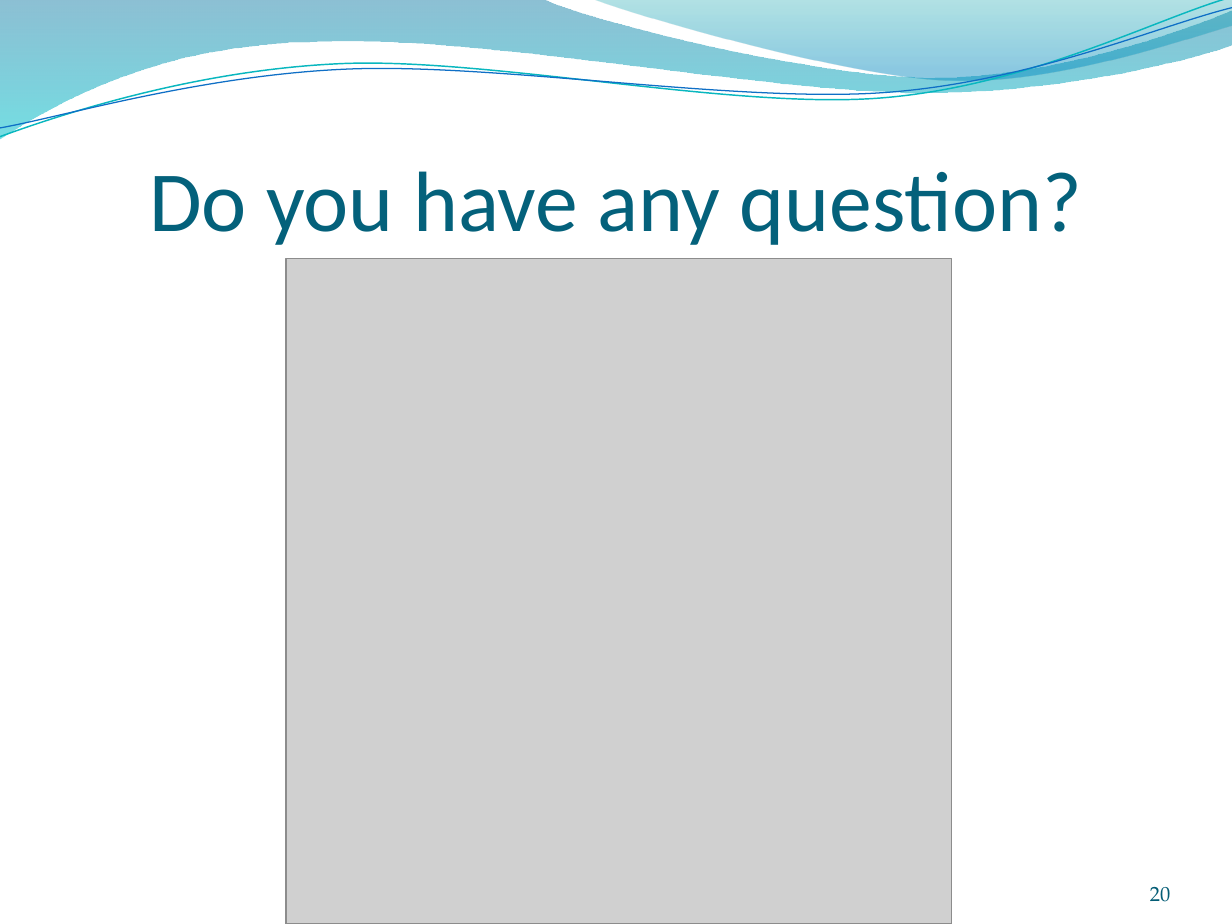
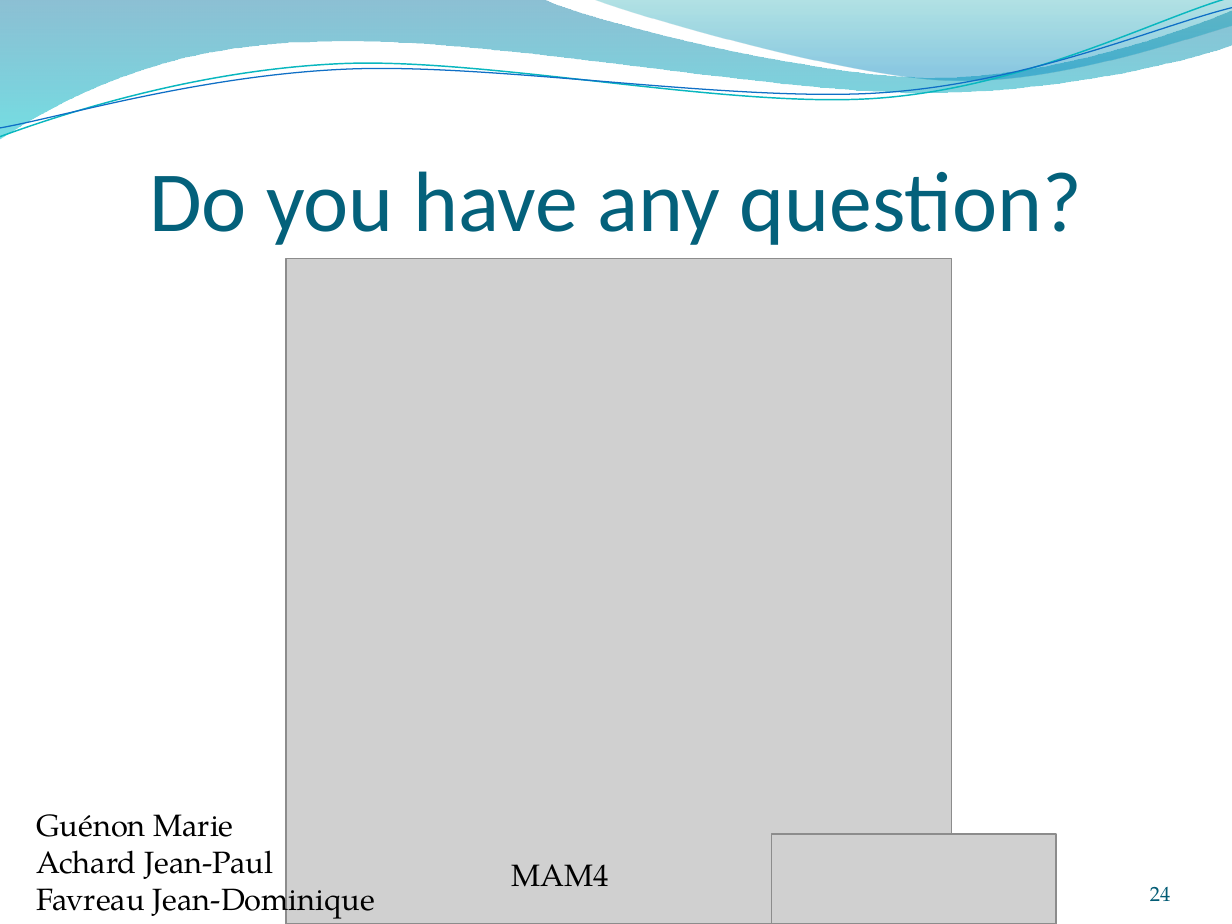
Before and after one commit to jeando/projetS7, a slide deck: slide 24 of annexes/Word_recognition.pptx (slide 20 before the commit). Drawn at 1232x924 pixels with LibreOffice and Linux fonts; fonts in the diff are those of the drawing; grey boxes stand for pictures. Boxes give left, top, right and bottom in pixels: in the first picture for what was removed or moved away, otherwise in the second. Text is boxed around its words. In the diff, an @@ line names an element or a change of style, - is before the commit and + after.

```diff
--- a/annexes/Word_recognition.pptx
+++ b/annexes/Word_recognition.pptx
@@ text added at [36, 814, 374, 922], 18 pt, text #000000 @@
+Guénon Marie
+Achard Jean-Paul
+Favreau Jean-Dominique
@@ picture added at [771, 834, 1056, 924] @@
@@ text added at [512, 864, 610, 887], 18 pt, text #000000 @@
+MAM4
@@ page number at [1150, 887, 1170, 901]: text changed @@
-20
+24
```
Also in this commit, not shown: 18 other slides changed, 5 slides added, 3 other files.
